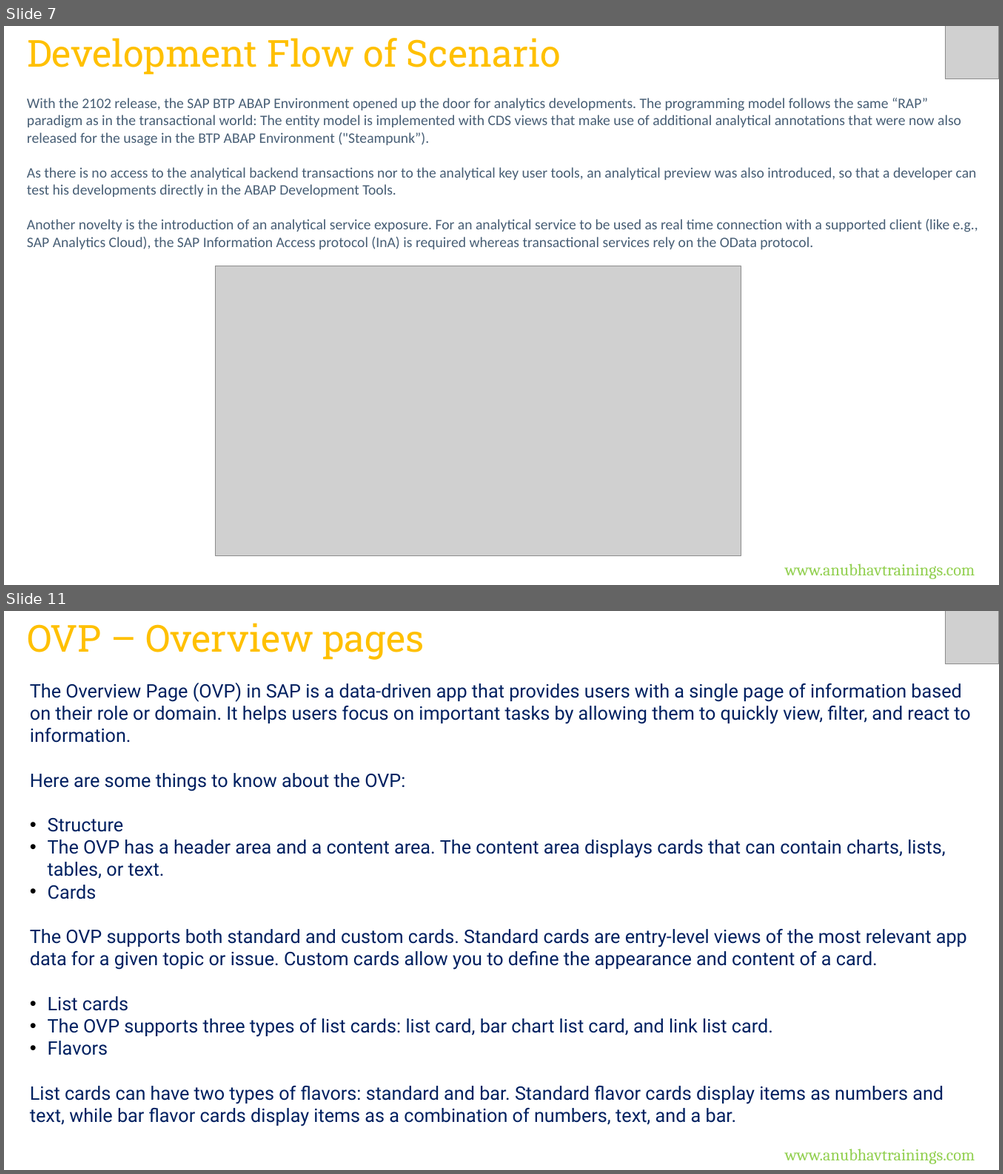
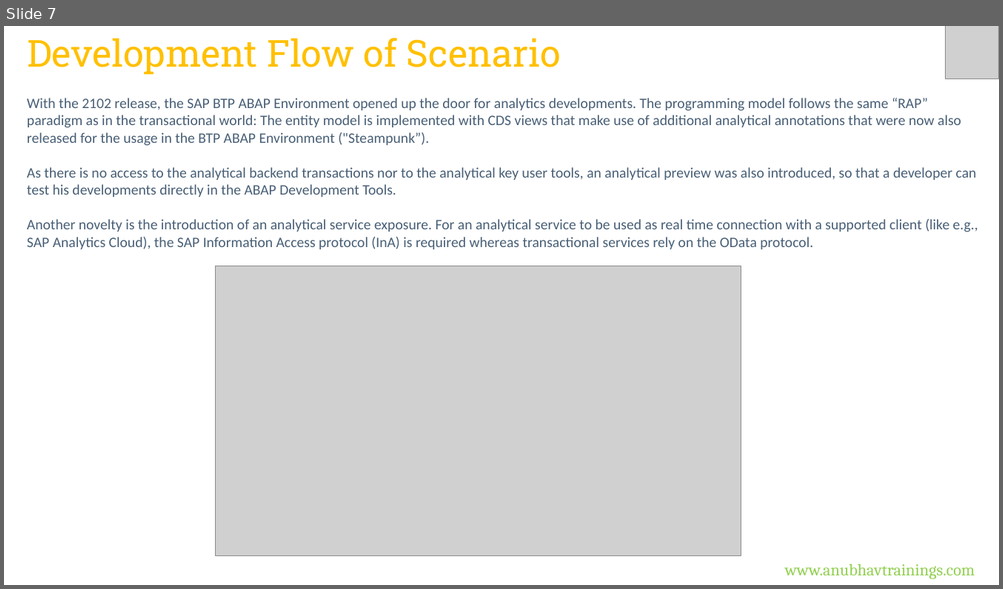
Before and after one commit to soyuztechnologies/CDS_AMDP_RAP_Training_60H, a slide deck: Day 16/DAY-16.pptx. Shown one above the other, each under a label of ours: slides 7 and 11 before the commit, slide 7 after it; the slides between them are not shown. The pictures are 1003x1174 and 1003x589 pixels, drawn with LibreOffice and Linux fonts; fonts in the diff are those of the drawing; grey boxes stand for pictures. Boxes give left, top, right and bottom in pixels: in the first picture for what was removed or moved away, otherwise in the second. Text is boxed around its words. In the diff, an @@ line names an element or a change of style, - is before the commit and + after.

```diff
--- a/Day 16/DAY-16.pptx
+++ b/Day 16/DAY-16.pptx
@@ slide 11 removed at [4, 611, 999, 1170], background #FFFFFF @@
@@ text removed at [27, 623, 424, 660] @@
-OVP – Overview pages
@@ picture removed at [945, 611, 999, 664] @@
@@ text removed at [30, 683, 970, 1127] @@
-The Overview Page (OVP) in SAP is a data-driven app that provides users with a single page of information based on their role or domain. It helps users focus on important tasks by allowing them to quickly view, filter, and react to information.
-Here are some things to know about the OVP:
-• Structure
-• The OVP has a header area and a content area. The content area displays cards that can contain charts, lists, tables, or text.
-• Cards
-The OVP supports both standard and custom cards. Standard cards are entry-level views of the most relevant app data for a given topic or issue. Custom cards allow you to define the appearance and content of a card.
-• List cards
-• The OVP supports three types of list cards: list card, bar chart list card, and link list card.
-• Flavors
-List cards can have two types of flavors: standard and bar. Standard flavor cards display items as numbers and text, while bar flavor cards display items as a combination of numbers, text, and a bar.
@@ text removed at [785, 1149, 974, 1165] @@
-www.anubhavtrainings.com
```
Also in this commit, not shown: 1 slide changed, 16 other slides removed, 4 other files.
